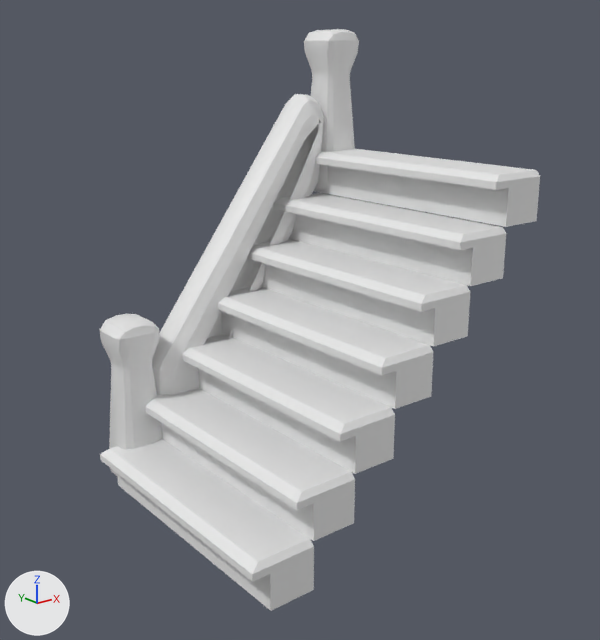
One commit to the FBX model Assets/3D_Assets/Props/stairs.fbx: the scene before it, then after it.
Rendered twice from a 50 mm lens placed at (-4.43, -5.71, 2.38), pointed at (-0.17, -0.38, 0.25). Lighting does not change. The marker at lower left points along +X, +Y and +Z. Where no turn or scale is listed for an object, it has been applied to the vertices. Vertices at the same position are counted once.
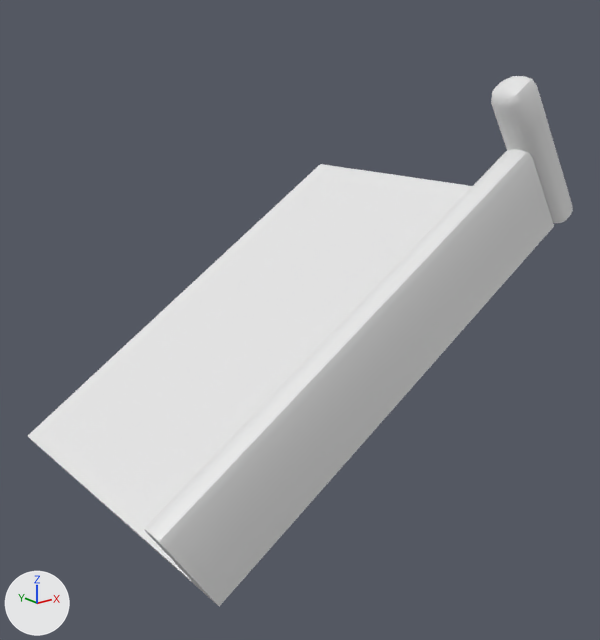
Pixel boxes (x1, y1, x2, y2) of what changed, in the pictures (600 x 640 px):
'Cube.003', deleted
    before: (100, 149, 540, 611)
'Cube', added
    after: (28, 164, 472, 587)
'Cube.001', reshaped, moved, turned, rescaled
    before: (304, 29, 359, 192)
    after: (144, 149, 554, 606)
'Cube.002', deleted
    before: (152, 94, 324, 396)
'Cube.004', reshaped, moved, turned, rescaled
    before: (99, 314, 162, 479)
    after: (491, 76, 573, 223)

The change, as a list of edits to the scene's bpy script:
```text
Change me_cube_003:
    used by ob_cube_001; location = (1.3, 0.93, 1.6); scale = (1.38, 0.589, 1.12)
    remove me_cube_003.from_pydata(...)  # 144 vertices, 146 faces; spans x -0.183..0.161, y -0.387..0.387, z -0.501..0.951
    add me_cube_003.from_pydata(...)  # 16 vertices, 9 faces; spans x -0.577..0.201, y -0.119..0.119, z -2.882..1.114
    me_cube_003 part 1: the whole mesh is rebuilt
Change me_cube_006:
    used by ob_cube_004; location = (-1.1, 0.93, -0.94); scale = (1.38, 0.589, 1.12)
    remove me_cube_006.from_pydata(...)  # 144 vertices, 146 faces; spans x -0.183..0.161, y -0.387..0.387, z -0.501..0.951
    add me_cube_006.from_pydata(...)  # 100 vertices, 92 faces; spans x -0.534..0.51, y -0.119..0.119, z -0.123..0.123
    me_cube_006 part 2: the whole mesh is rebuilt
Add me_cube:
    me_cube.from_pydata([(-1.79, -1.5, -1.14), (-1.79, 1.5, -1.14), (-1.75, -1.5, -1.2), (1.79, -1.5, 1.14), (-1.75, 1.5, -1.2), (1.79, 1.5, 1.14), (1.83, 1.5, 1.07), (1.83, -1.5, 1.07)], [], [(3, 7, 6, 5), (5, 6, 4, 1), (0, 2, 7, 3), (6, 7, 2, 4), (5, 1, 0, 3), (1, 4, 2, 0)])
Change ob_cube_001:
    ob_cube_001.scale: (1.38, 0.589, 1.12) -> (1.0, 1.0, 1.0)
    ob_cube_001.location: (1.3, 0.93, 1.6) -> (0.41, -1.59, 0.64)
    ob_cube_001.rotation_euler: (0.0, 0.0, 0.0) -> (0.0, 1.006, 0.0)  # degrees (0, 0, 0) -> degrees (0, 58, 0)
Change ob_cube_004:
    ob_cube_004.location: (-1.1, 0.93, -0.94) -> (1.25, -1.59, 1.66)
    ob_cube_004.rotation_euler: (0.0, 0.0, 0.0) -> (0.0, 1.006, 0.0)  # degrees (0, 0, 0) -> degrees (0, 58, 0)
    ob_cube_004.scale: (1.38, 0.589, 1.12) -> (1.24, 1.35, 1.35)
Remove ob_cube_002:
    ob_cube_002 = bpy.data.objects.new('Cube.002', me_cube_002)
    ob_cube_002.location = (-0.03, 0.94, 0.18)
Remove ob_cube_003:
    ob_cube_003 = bpy.data.objects.new('Cube.003', me_cube_004)
    ob_cube_003.location = (1.29, 0.0, 1.36)
Add ob_cube:
    ob_cube = bpy.data.objects.new('Cube', me_cube)
    ob_cube.location = (-0.16, 0.0, 0.13)
```
